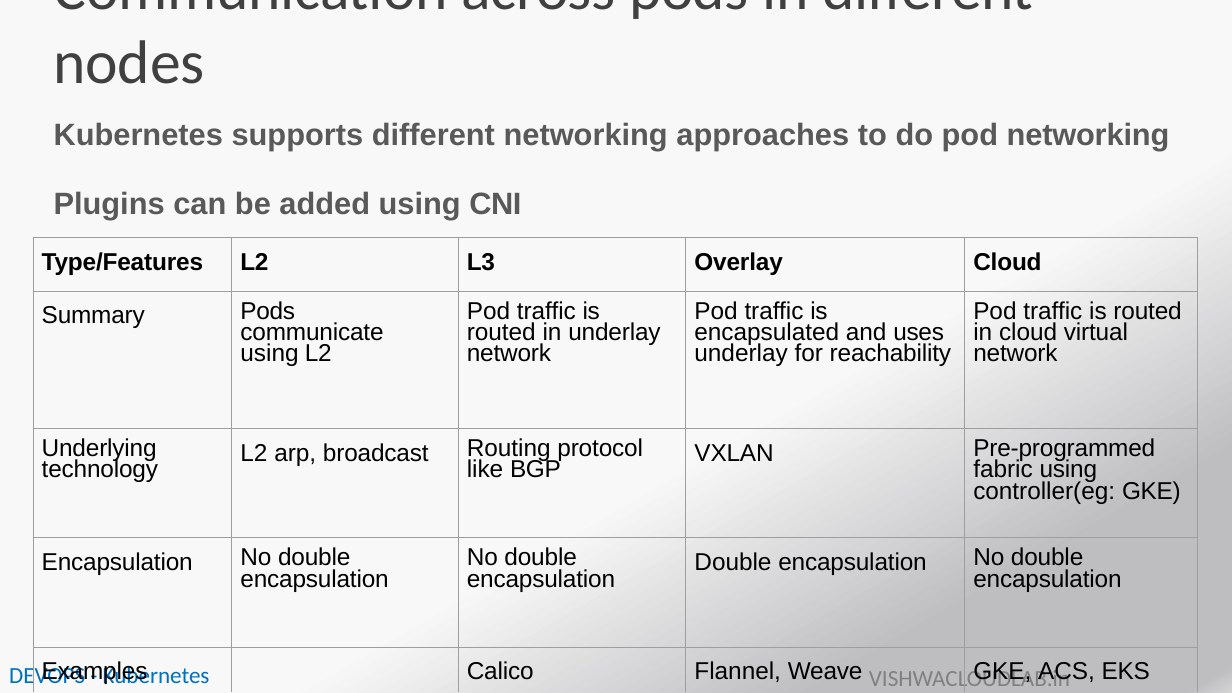
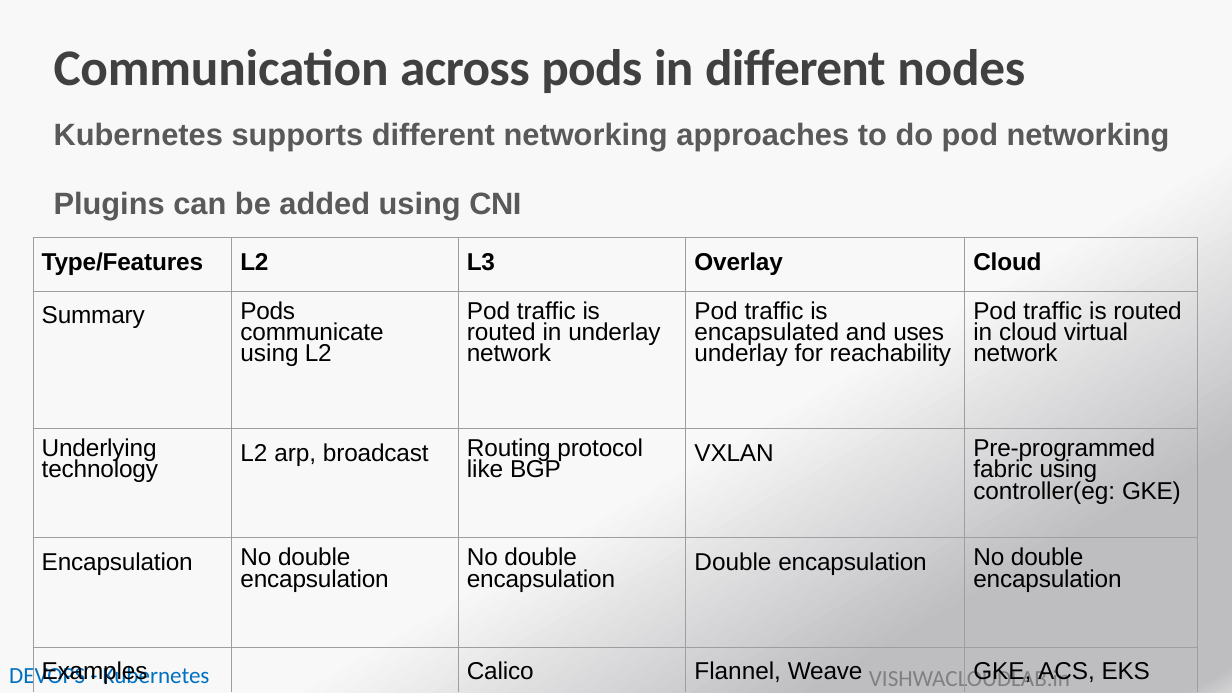
Before and after one commit to payalb/niit-25-aug-25, a slide deck: slide 5 of D4/PPT11-Kubernetes -Network.pptx. Drawn at 1232x693 pixels with LibreOffice and Linux fonts; fonts in the diff are those of the drawing; background and template pictures are left out. Boxes give left, top, right and bottom in pixels: in the first picture for what was removed or moved away, otherwise in the second. Text is boxed around its words. In the diff, an @@ line names an element or a change of style, - is before the commit and + after.

```diff
--- a/D4/PPT11-Kubernetes -Network.pptx
+++ b/D4/PPT11-Kubernetes -Network.pptx
@@ title "Communication across pods in different ...": place and size @@
-title "Communication across pods in different ..." at [54, 0, 1033, 84]
+title "Communication across pods in different ..." at [54, 49, 1025, 93]
@@ title "Communication across pods in different ..." at [54, 49, 1025, 93]: size 48 to 40 pt, bold on @@
```
Also in this commit, not shown: 6 other slides changed, 9 slides removed, 12 other files.
